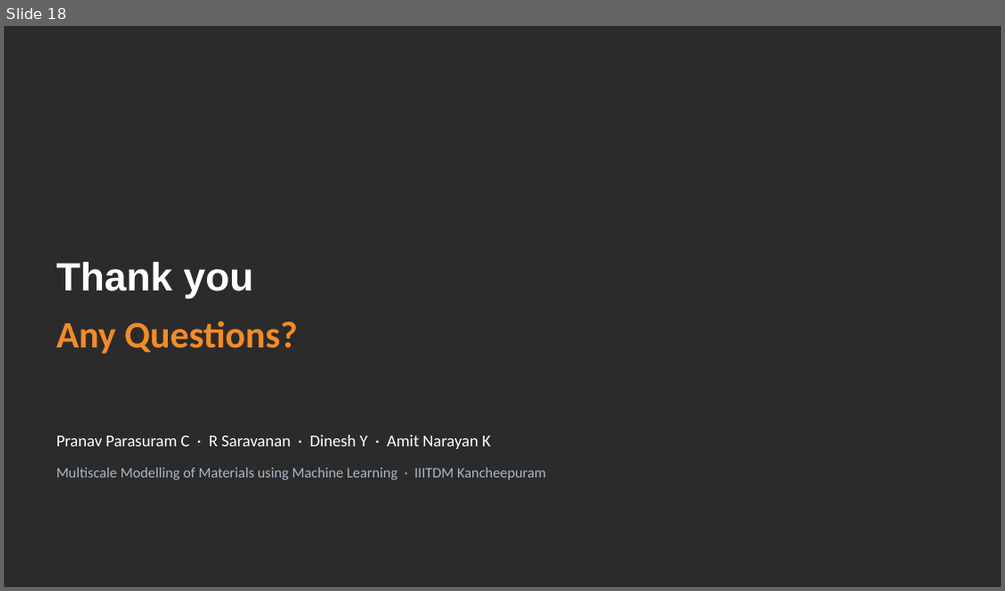
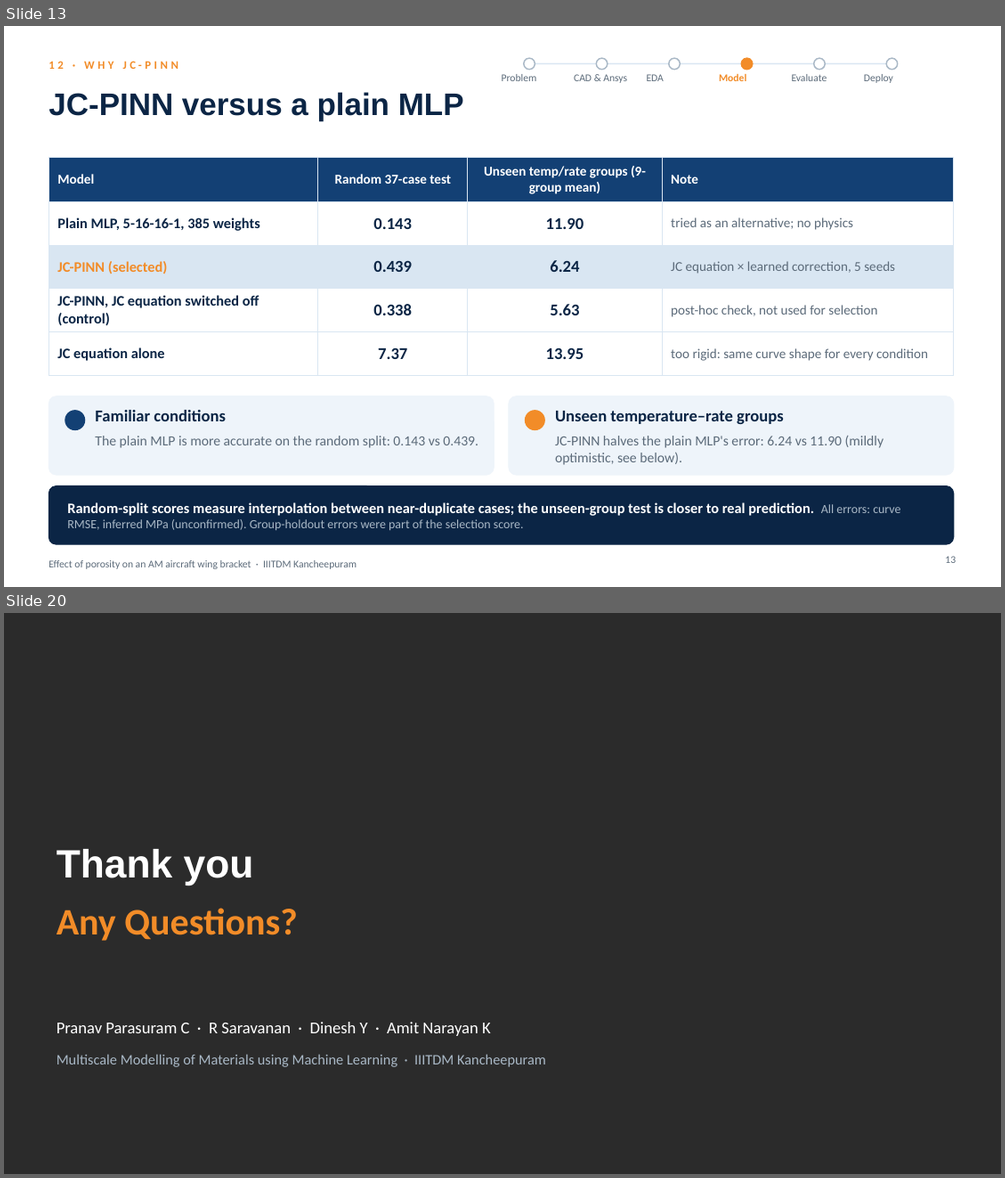
Before and after one commit to SaravananRamar06/MMM-ML, a slide deck: presentation/Final Presentation - Porosity in an AM Wing Bracket.pptx. Shown one above the other, each under a label of ours: slide 18 before the commit, slides 13 and 20 after it; the slides between them are not shown. The pictures are 1005x591 and 1005x1178 pixels, drawn with LibreOffice and Linux fonts; fonts in the diff are those of the drawing; background and template pictures are left out; a plain dark background stands for a picture behind light text. Boxes give left, top, right and bottom in pixels: in the first picture for what was removed or moved away, otherwise in the second. Text is boxed around its words. In the diff, an @@ line names an element or a change of style, - is before the commit and + after.

```diff
--- a/presentation/Final Presentation - Porosity in an AM Wing Bracket.pptx
+++ b/presentation/Final Presentation - Porosity in an AM Wing Bracket.pptx
@@ slide 13 added at (4, 26, 1001, 587), background #FFFFFF @@
@@ text added at (48, 61, 178, 69), 11 pt, text #F28C28, bold @@
+12 · WHY JC-PINN
@@ text added at (502, 74, 537, 81), 10 pt, text #5C6B7A @@
+Problem
@@ ellipse added at (524, 58, 535, 70), fill #FFFFFF, outline #A9B8C6 1.25 pt @@
@@ line added from (535, 64) to (596, 64), #D9E6F2 1.25 pt @@
@@ text added at (574, 74, 627, 83), 10 pt, text #5C6B7A @@
+CAD & Ansys
@@ ellipse added at (596, 58, 607, 70), fill #FFFFFF, outline #A9B8C6 1.25 pt @@
@@ line added from (607, 64) to (669, 64), #D9E6F2 1.25 pt @@
@@ text added at (647, 74, 663, 81), 10 pt, text #5C6B7A @@
+EDA
@@ ellipse added at (669, 58, 680, 70), fill #FFFFFF, outline #A9B8C6 1.25 pt @@
@@ line added from (680, 64) to (741, 64), #D9E6F2 1.25 pt @@
@@ text added at (719, 74, 746, 81), 10 pt, text #F28C28, bold @@
+Model
@@ ellipse added at (741, 58, 752, 70), fill #F28C28, outline #F28C28 1.25 pt @@
@@ line added from (752, 64) to (814, 64), #D9E6F2 1.25 pt @@
@@ text added at (792, 74, 827, 81), 10 pt, text #5C6B7A @@
+Evaluate
@@ ellipse added at (814, 58, 825, 70), fill #FFFFFF, outline #A9B8C6 1.25 pt @@
@@ line added from (825, 64) to (886, 64), #D9E6F2 1.25 pt @@
@@ text added at (864, 74, 893, 83), 10 pt, text #5C6B7A @@
+Deploy
@@ ellipse added at (886, 58, 898, 70), fill #FFFFFF, outline #A9B8C6 1.25 pt @@
@@ title added at (48, 92, 464, 121), 30 pt, text #0B2545, bold @@
+JC-PINN versus a plain MLP
@@ table added at (48, 157, 954, 364), 5 rows, 4 columns @@
+Model | Random 37-case test | Unseen temp/rate groups (9-group mean) | Note
+Plain MLP, 5-16-16-1, 385 weights | 0.143 | 11.90 | tried as an alternative; no physics
+JC-PINN (selected) | 0.439 | 6.24 | JC equation × learned correction, 5 seeds
+JC-PINN, JC equation switched off (control) | 0.338 | 5.63 | post-hoc check, not used for selection
+JC equation alone | 7.37 | 13.95 | too rigid: same curve shape for every condition
@@ rounded rectangle added at (48, 396, 494, 475), fill #EEF4FA, outline #EEF4FA 1 pt @@
@@ rounded rectangle added at (509, 396, 954, 475), fill #EEF4FA, outline #EEF4FA 1 pt @@
@@ ellipse added at (65, 410, 85, 430), fill #134074, outline #134074 1 pt @@
@@ text added at (95, 410, 225, 421), 16 pt, text #0B2545, bold @@
+Familiar conditions
@@ ellipse added at (526, 410, 544, 430), fill #F28C28, outline #F28C28 1 pt @@
@@ text added at (555, 410, 784, 424), 16 pt, text #0B2545, bold @@
+Unseen temperature–rate groups
@@ text added at (95, 435, 478, 448), 13.5 pt, text #5C6B7A @@
+The plain MLP is more accurate on the random split: 0.143 vs 0.439.
@@ text added at (555, 435, 883, 465), 13.5 pt, text #5C6B7A @@
+JC-PINN halves the plain MLP's error: 6.24 vs 11.90 (mildly optimistic, see below).
@@ rounded rectangle added at (48, 486, 954, 544), fill #0B2545, outline #0B2545 1 pt @@
@@ text added at (67, 502, 900, 530), 14 pt, text #FFFFFF, bold @@
+Random-split scores measure interpolation between near-duplicate cases; the unseen-group test is closer to real prediction. All errors: curve RMSE, inferred MPa (unconfirmed). Group-holdout errors were part of the selection score.
@@ page number added at (945, 556, 955, 563), 10 pt, text #5C6B7A @@
+13
@@ text added at (48, 560, 356, 569), 10 pt, text #5C6B7A @@
+Effect of porosity on an AM aircraft wing bracket · IIITDM Kancheepuram
@@ what was slide 18 is now slide 20 @@
```
Also in this commit, not shown: 14 slides changed, 1 other slide added, 7 other files.
